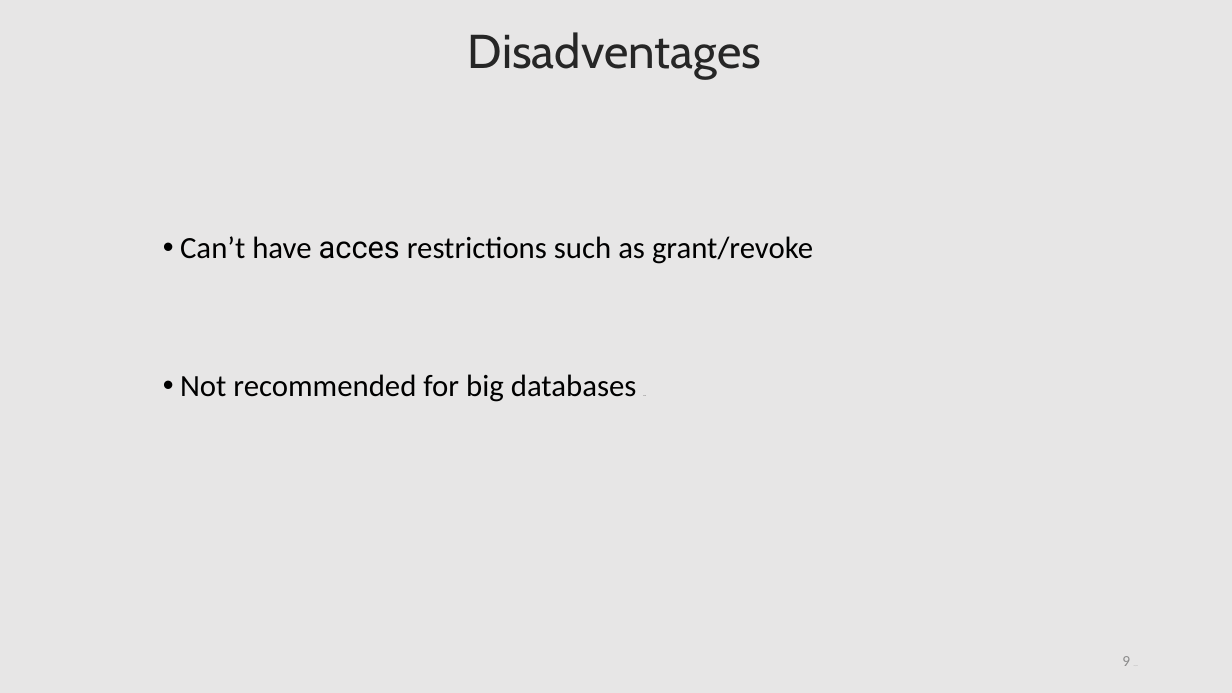
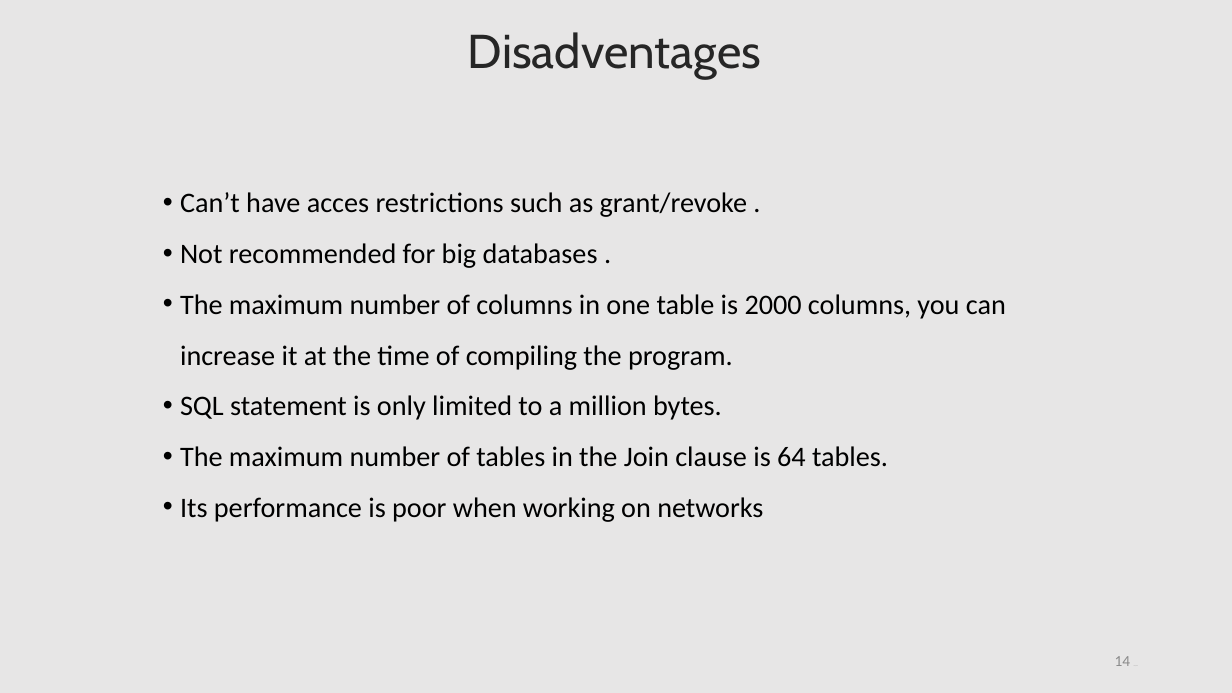
Before and after one commit to lahcenrahlaoui/Wingardium_Leviosaaaa, a slide deck: slide 14 of Presentation-projet-SQLite.pptx (slide 9 before the commit). Drawn at 1232x693 pixels with LibreOffice and Linux fonts; fonts in the diff are those of the drawing. Boxes give left, top, right and bottom in pixels: in the first picture for what was removed or moved away, otherwise in the second. Text is boxed around its words. In the diff, an @@ line names an element or a change of style, - is before the commit and + after.

```diff
--- a/Presentation-projet-SQLite.pptx
+++ b/Presentation-projet-SQLite.pptx
@@ text at [180,192,1006,522]: text changed; size 24 to 22 pt @@
-• Can’t have acces restrictions such as grant/revoke
+• Can’t have acces restrictions such as grant/revoke .
+• Not recommended for big databases .
+• The maximum number of columns in one table is 2000 columns, you can increase it at the time of compiling the program.
+• SQL statement is only limited to a million bytes.
+• The maximum number of tables in the Join clause is 64 tables.
+• Its performance is poor when working on networks
@@ text removed at [180,374,637,402] @@
-• Not recommended for big databases funk
@@ page number at [1115,656,1131,666]: text changed @@
-9 oh yeah
+14 oh yeah
```
Also in this commit, not shown: 3 other slides changed, 10 slides added, 1 slide removed, 7 other files.
